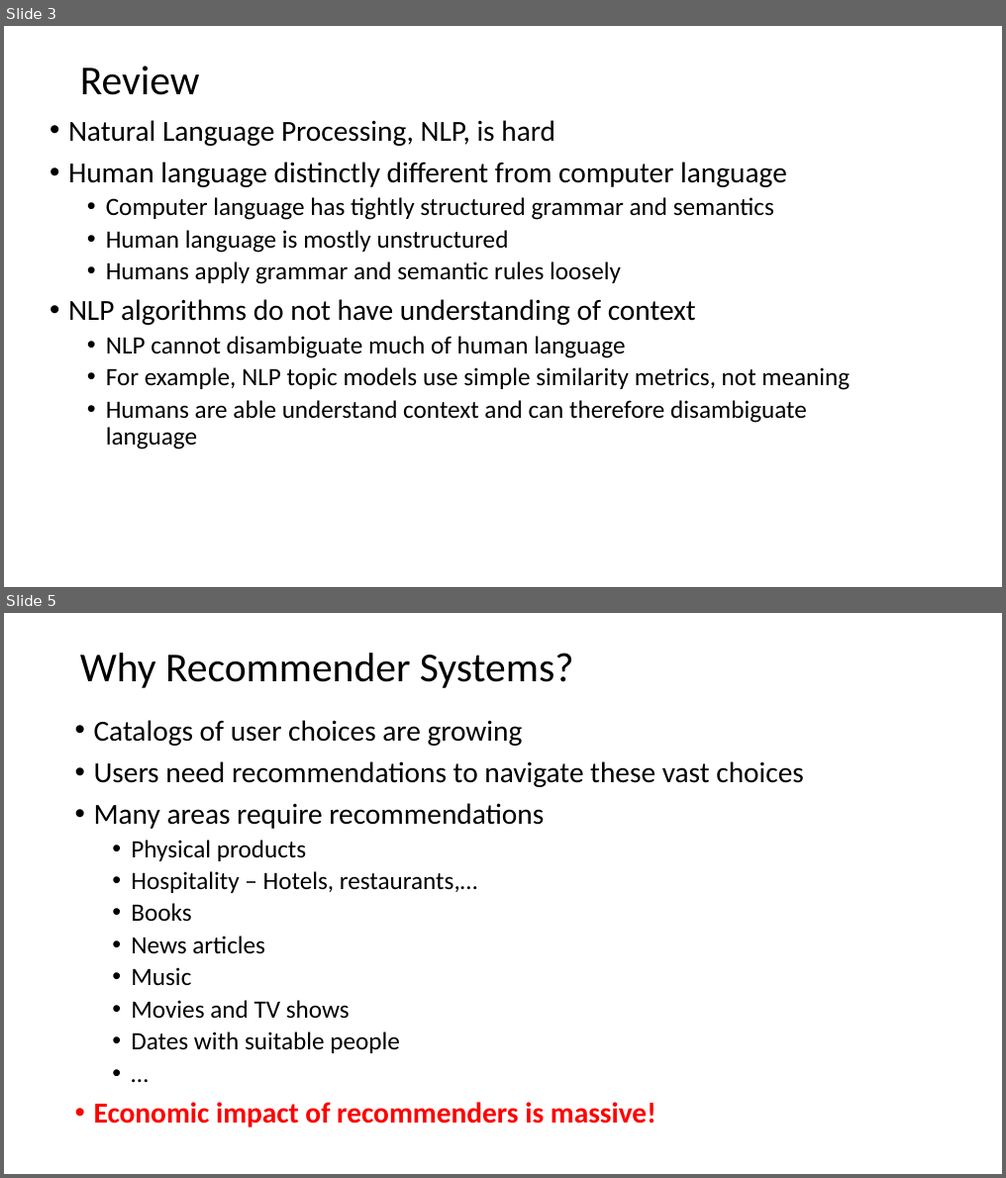
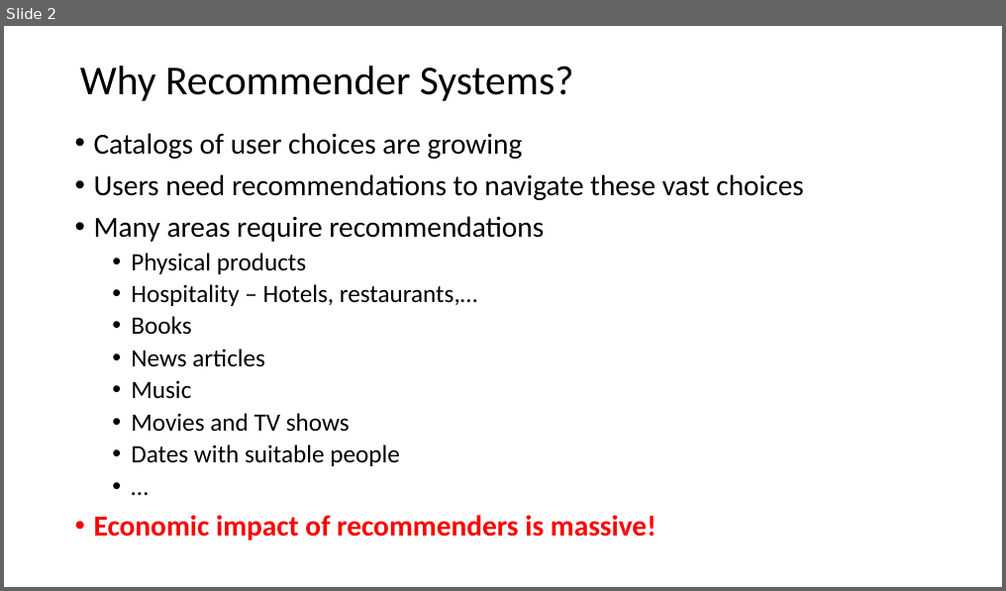
Before and after one commit to StephenElston/CSCI-E-108, a slide deck: slides/8_RecommenderSystems.pptx. Shown one above the other, each under a label of ours: slides 3 and 5 before the commit, slide 2 after it; the slides between them are not shown. The pictures are 1006x1178 and 1006x591 pixels, drawn with LibreOffice and Linux fonts; fonts in the diff are those of the drawing. Boxes give left, top, right and bottom in pixels: in the first picture for what was removed or moved away, otherwise in the second. Text is boxed around its words. In the diff, an @@ line names an element or a change of style, - is before the commit and + after.

```diff
--- a/slides/8_RecommenderSystems.pptx
+++ b/slides/8_RecommenderSystems.pptx
@@ slide 3 removed at (4, 26, 1002, 587), background #FFFFFF @@
@@ title removed at (80, 66, 200, 95) @@
-Review
@@ text removed at (68, 120, 849, 450) @@
-• Natural Language Processing, NLP, is hard
-• Human language distinctly different from computer language
-  • Computer language has tightly structured grammar and semantics
-  • Human language is mostly unstructured
-  • Humans apply grammar and semantic rules loosely
-• NLP algorithms do not have understanding of context
-  • NLP cannot disambiguate much of human language
-  • For example, NLP topic models use simple similarity metrics, not meaning
-  • Humans are able understand context and can therefore disambiguate language
@@ what was slide 5 is now slide 2 @@
```
Also in this commit, not shown: 10 slides changed, 1 slide added, 3 other slides removed.
